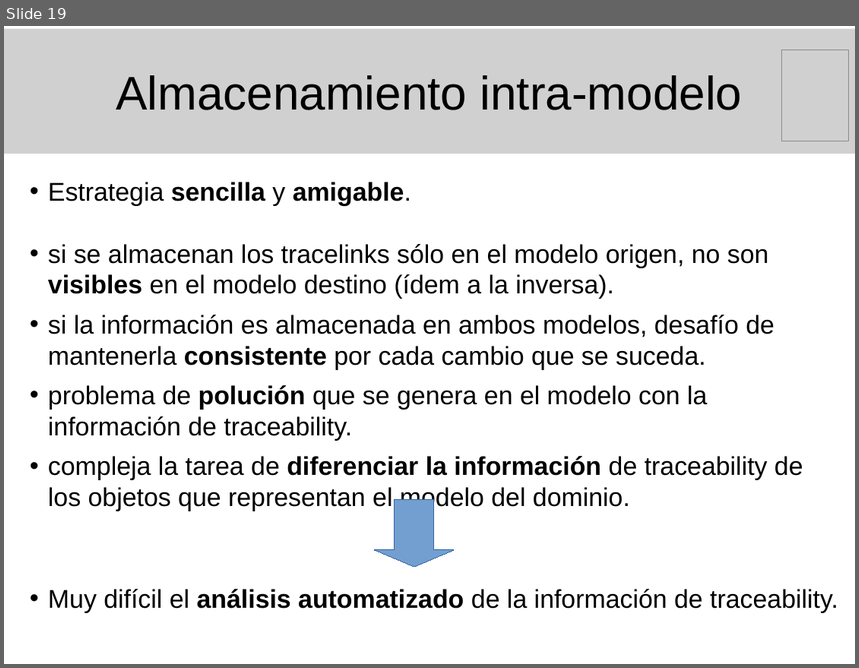
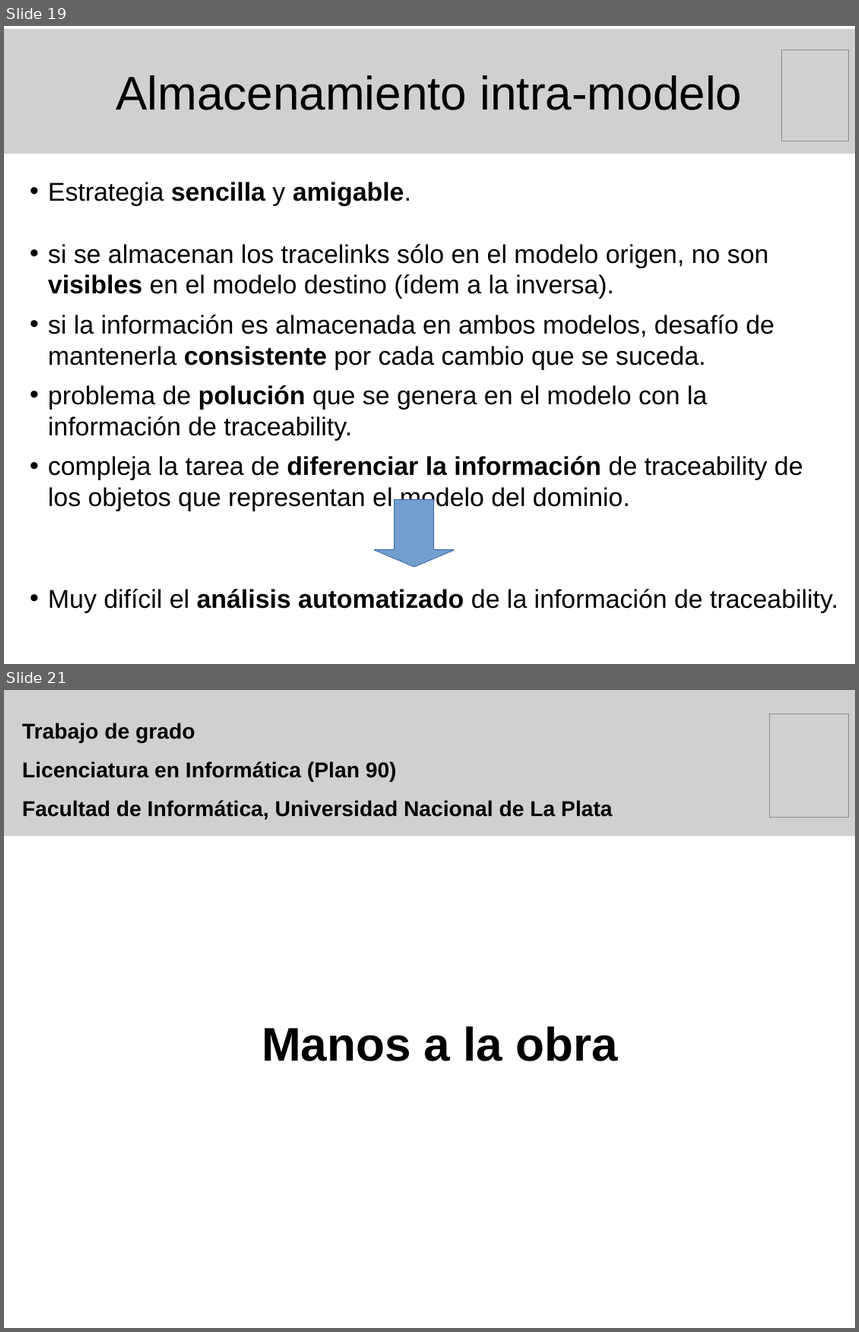
Before and after one commit to marianogili/TraceabilityEditor, a slide deck: Presentacion/PresentacionGili.odp. Shown one above the other, each under a label of ours: slide 19 before the commit, slides 19 and 21 after it; the slides between them are not shown. The pictures are 859x668 and 859x1332 pixels, drawn with LibreOffice and Linux fonts; fonts in the diff are those of the drawing; grey boxes stand for pictures. Boxes give left, top, right and bottom in pixels: in the first picture for what was removed or moved away, otherwise in the second. Text is boxed around its words. In the diff, an @@ line names an element or a change of style, - is before the commit and + after.

Commit message:
Presentación de la tesis:  - Tería de traceability -> Estrategia de almacenamiento externo.  - Manos a la obra -> Requerimientos

```diff
--- a/Presentacion/PresentacionGili.odp
+++ b/Presentacion/PresentacionGili.odp
@@ slide 21 added at <box>4,690,855,1328</box>, background #FFFFFF @@
@@ picture added at <box>4,690,855,836</box>, 20 pt, text #000000, bold @@
+Trabajo de grado
+Licenciatura en Informática (Plan 90)
+Facultad de Informática, Universidad Nacional de La Plata
@@ picture added at <box>770,714,849,818</box> @@
@@ subtitle added at <box>262,1027,617,1062</box>, 44 pt, text #000000, bold @@
+Manos a la obra
```
Also in this commit, not shown: 3 other slides added.
